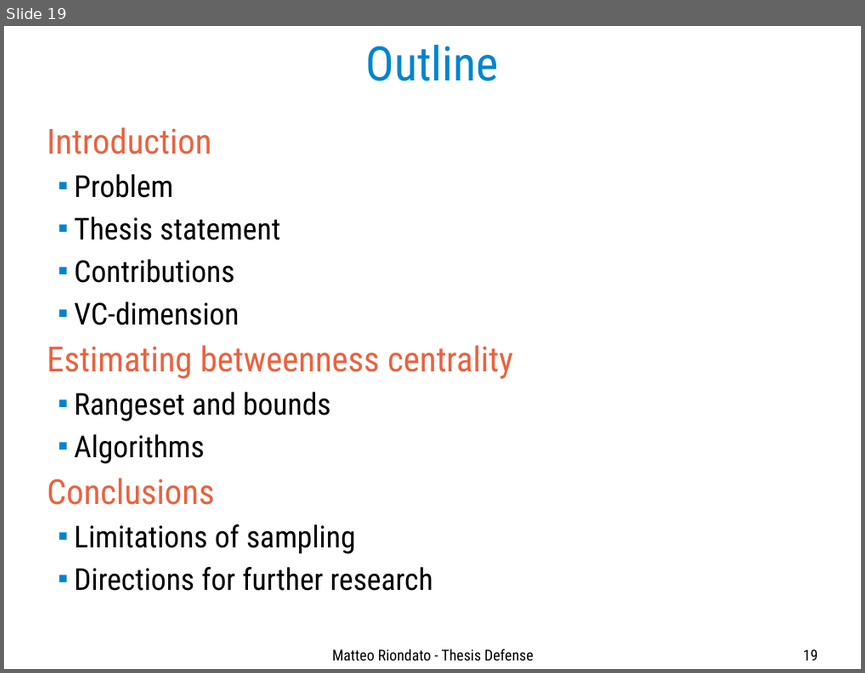
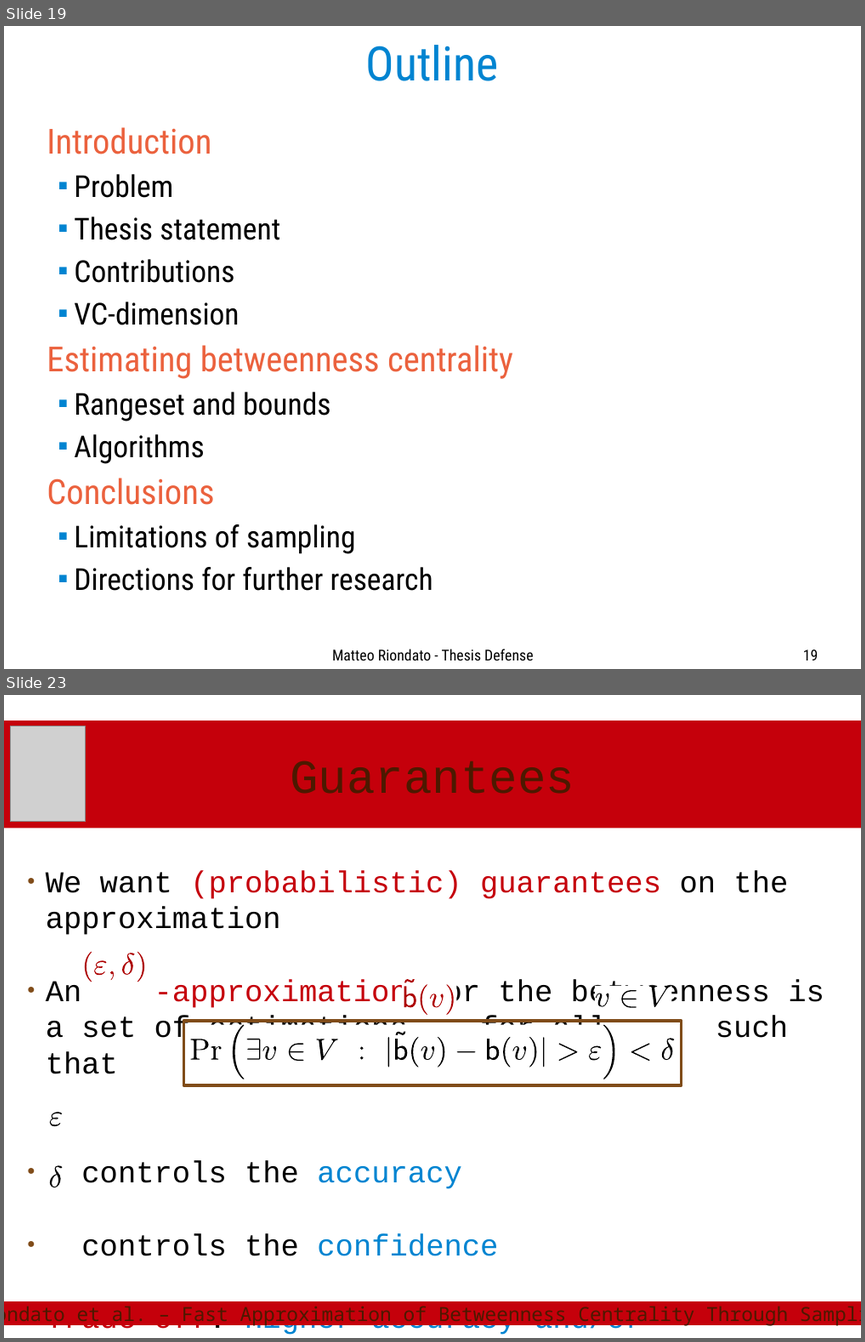
Before and after one commit to ZhizhongIsaacChen/dissertation, a slide deck: defense/Defense-talk.odp. Shown one above the other, each under a label of ours: slide 19 before the commit, slides 19 and 23 after it; the slides between them are not shown. The pictures are 865x673 and 865x1342 pixels, drawn with LibreOffice and Linux fonts; fonts in the diff are those of the drawing; grey boxes stand for pictures. Boxes give left, top, right and bottom in pixels: in the first picture for what was removed or moved away, otherwise in the second. Text is boxed around its words. In the diff, an @@ line names an element or a change of style, - is before the commit and + after.

Commit message:
Import betweenness slides. To reformat and expand.

```diff
--- a/defense/Defense-talk.odp
+++ b/defense/Defense-talk.odp
@@ slide 23 added at box(4, 695, 861, 1338), background #FFFFFF @@
@@ title added at box(4, 721, 861, 828), fill #C5000B, 44 pt, text #4C1900 @@
+Guarantees
@@ picture added at box(10, 726, 86, 822) @@
@@ text added at box(46, 871, 824, 1336), 28 pt, text #000000 @@
+● We want (probabilistic) guarantees on the approximation
+● An -approximation for the betweenness is a set of estimations for all such that
+● controls the accuracy
+● controls the confidence
+● Trade-off: Higher accuracy and/or confidence requires more samples!
@@ group added at box(81, 952, 147, 982): 6 freeform shapes @@
@@ group added at box(402, 979, 457, 1015): 6 freeform shapes @@
@@ group added at box(595, 986, 672, 1009): 4 freeform shapes @@
@@ rectangle added at box(183, 1021, 681, 1085), outline #804C19 2.89 pt @@
@@ group added at box(190, 1025, 676, 1079): 26 freeform shapes @@
@@ freeform shape added at box(49, 1112, 64, 1126), fill #FFFFFF @@
@@ freeform shape added at box(50, 1111, 63, 1127), fill #000000 @@
@@ freeform shape added at box(48, 1166, 64, 1187), fill #FFFFFF @@
@@ freeform shape added at box(50, 1165, 63, 1187), fill #000000 @@
@@ rectangle added at box(4, 1301, 861, 1325), fill #C5000B, outline #C5000B 0 pt, 18 pt, text #4C1900 @@
+Riondato et al. – Fast Approximation of Betweenness Centrality Through Sampling
```
Also in this commit, not shown: 3 slides changed, 27 other slides added.
